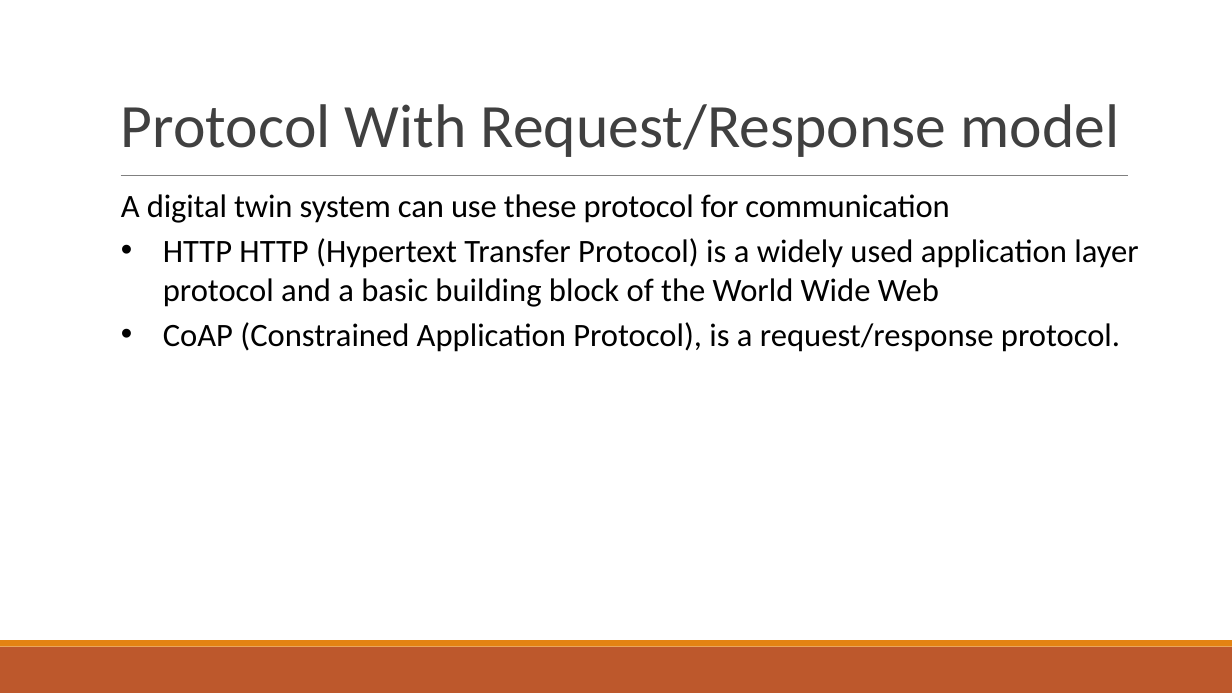
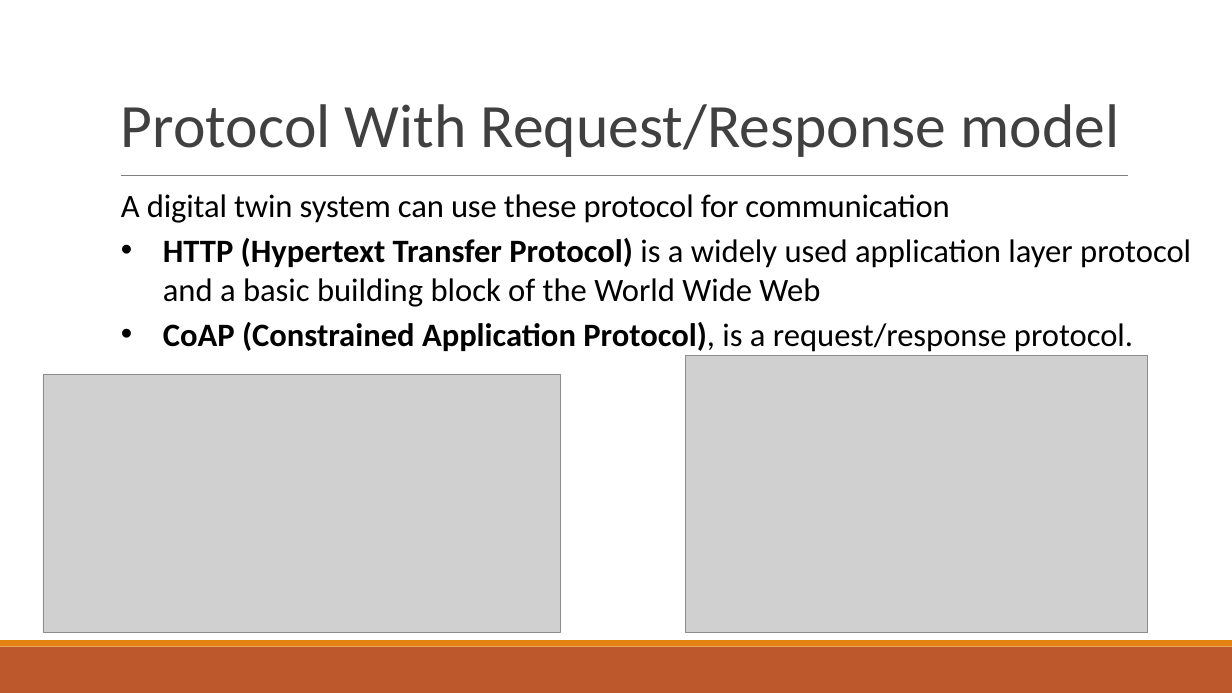
Before and after one commit to DutaChulaMetaverse/RealWorldWeatherDemo, a slide deck: slide 6 of docs/Intro to Digital Twin Unity - connecting with webapi.pptx. Drawn at 1232x693 pixels with LibreOffice and Linux fonts; fonts in the diff are those of the drawing; grey boxes stand for pictures. Boxes give left, top, right and bottom in pixels: in the first picture for what was removed or moved away, otherwise in the second. Text is boxed around its words. In the diff, an @@ line names an element or a change of style, - is before the commit and + after.

```diff
--- a/docs/Intro to Digital Twin Unity - connecting with webapi.pptx
+++ b/docs/Intro to Digital Twin Unity - connecting with webapi.pptx
@@ text at [163, 238, 1191, 307]: text changed @@
-• HTTP HTTP (Hypertext Transfer Protocol) is a widely used application layer protocol and a basic building block of the World Wide Web
+• HTTP (Hypertext Transfer Protocol) is a widely used application layer protocol and a basic building block of the World Wide Web
@@ text at [163, 322, 1133, 352]: bold on in "CoAP (Constrained Application Protocol)," @@
@@ picture added at [686, 356, 1147, 632] @@
@@ picture added at [43, 374, 560, 632] @@
```
Also in this commit, not shown: 6 other slides changed, 1 slide added.
